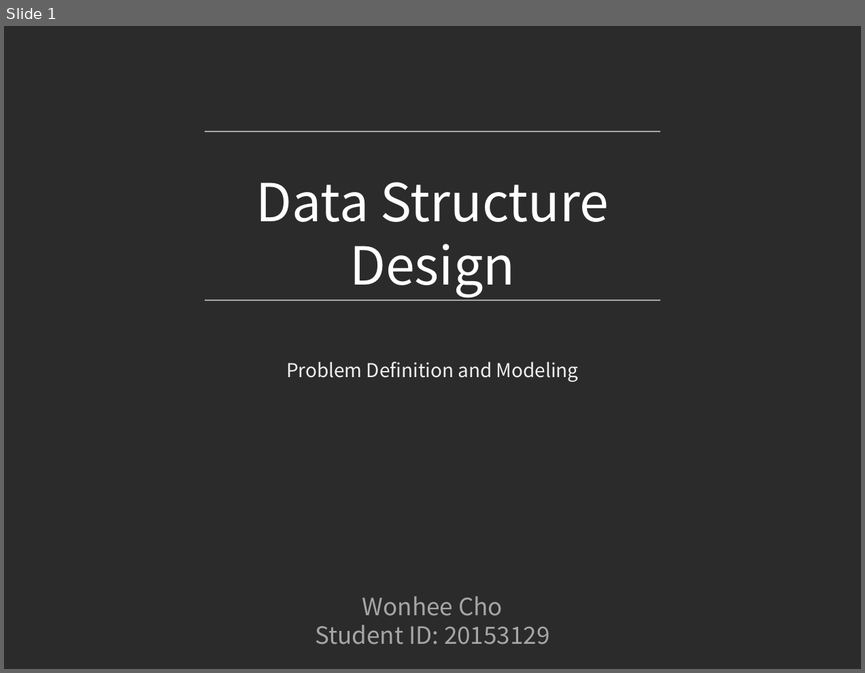
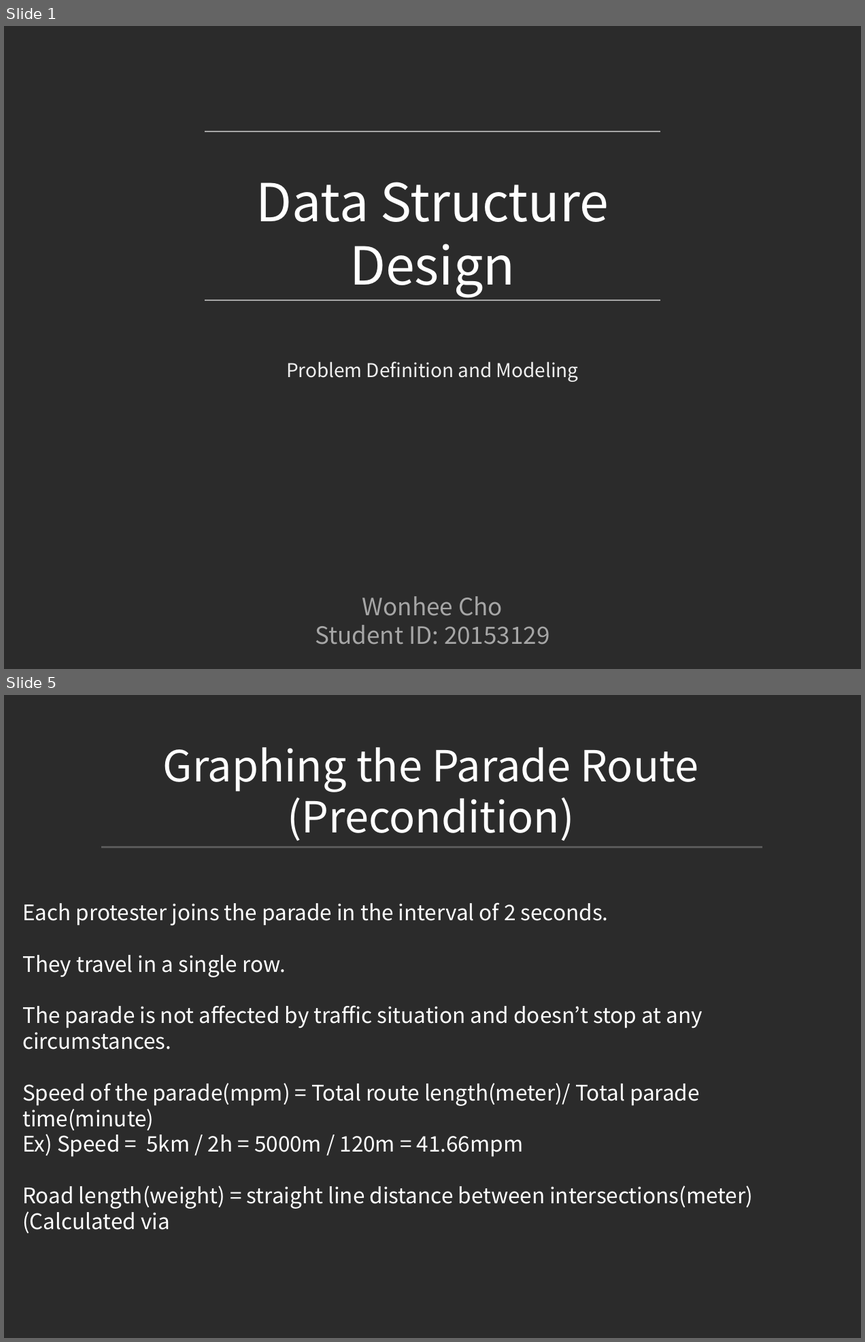
Before and after one commit to jowoni/Data-Structure-Design, a slide deck: Dynamic Graphs/Dynamic Graphs.pptx. Shown one above the other, each under a label of ours: slide 1 before the commit, slides 1 and 5 after it; the slides between them are not shown. The pictures are 865x673 and 865x1342 pixels, drawn with LibreOffice and Linux fonts; fonts in the diff are those of the drawing; background and template pictures are left out; a plain dark background stands for a picture behind light text. Boxes give left, top, right and bottom in pixels: in the first picture for what was removed or moved away, otherwise in the second. Text is boxed around its words. In the diff, an @@ line names an element or a change of style, - is before the commit and + after.

```diff
--- a/Dynamic Graphs/Dynamic Graphs.pptx
+++ b/Dynamic Graphs/Dynamic Graphs.pptx
@@ slide 5 added at bbox=[4, 695, 861, 1338], background picture (left out) @@
@@ text added at bbox=[163, 747, 698, 841], 36 pt, text #FFFFFF @@
+Graphing the Parade Route
+(Precondition)
@@ line added from (102, 847) to (762, 847), #595959 2 pt @@
@@ text added at bbox=[22, 902, 753, 1233], 18 pt, text #FFFFFF @@
+Each protester joins the parade in the interval of 2 seconds.
+They travel in a single row.
+The parade is not affected by traffic situation and doesn’t stop at any circumstances.
+Speed of the parade(mpm) = Total route length(meter)/ Total parade time(minute)
+Ex) Speed = 5km / 2h = 5000m / 120m = 41.66mpm
+Road length(weight) = straight line distance between intersections(meter)
+(Calculated via
```
Also in this commit, not shown: 3 slides changed, 2 other slides added, 8 slides removed, 1 other file.
